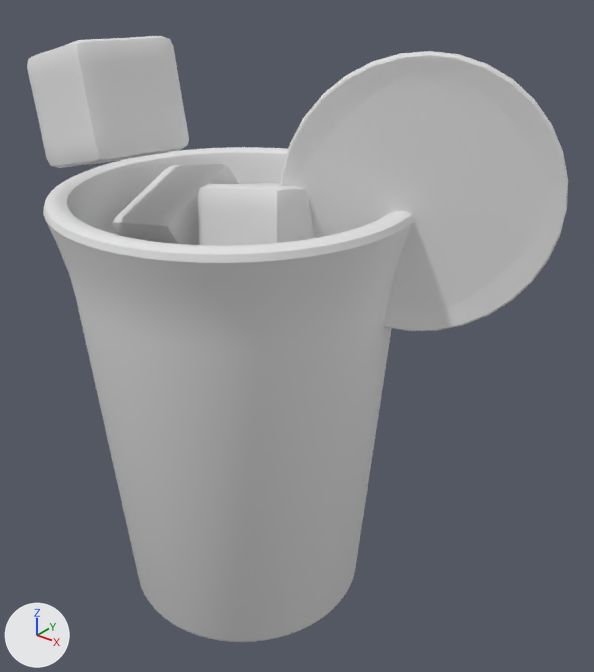
A saved change to the OBJ model public/assets/drink-baked/blog0054.obj.
The view is the same before and after, from a 50 mm lens placed at (4.28, -4.58, 5.46), pointed at (0.5, 0.13, 2.54). Lighting does not change. The marker at lower left points along +X, +Y and +Z. The first picture is the older version. Where no turn or scale is listed for an object, it has been applied to the vertices.
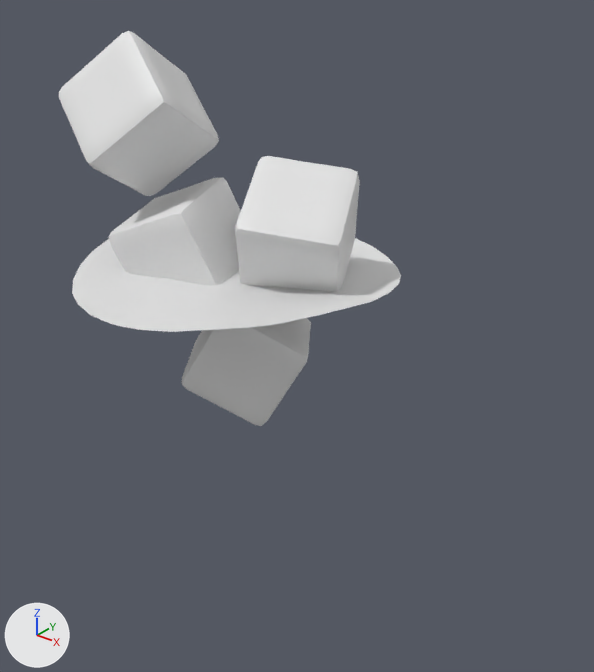
The change, as a diff of the scene's bpy script:
```diff
--- a/public/assets/drink-baked/blog0054.obj.py
+++ b/public/assets/drink-baked/blog0054.obj.py
@@ me_cube_001 @@
 # used by ob_cube_001; location = (0.0, 0.0, 0.0)
-me_cube_001.from_pydata(...)  # 386 vertices, 384 faces; spans x -0.942..-0.022, y -0.562..0.507, z 2.713..3.837
+me_cube_001.from_pydata(...)  # 386 vertices, 384 faces; spans x -1.019..0.108, y -0.644..0.409, z 2.626..3.693
+# me_cube_001 part 1: the whole mesh is multiplied about its middle by the matrix ((0.946, -0.204, -0.252), (0.269, 0.927, 0.261), (0.18, -0.315, 0.932)), then moved by (0.027, -0.089, -0.115)
@@ me_cube_002 @@
 # used by ob_cube_002; location = (0.0, 0.0, 0.0)
-me_cube_002.from_pydata(...)  # 386 vertices, 384 faces; spans x -0.048..0.843, y -0.526..0.403, z 2.905..3.904
+me_cube_002.from_pydata(...)  # 386 vertices, 384 faces; spans x -0.096..1.051, y -0.424..0.8, z 2.849..3.952
+# me_cube_002 part 2: the whole mesh is multiplied about its middle by the matrix ((0.253, -0.788, 0.561), (-0.28, -0.615, -0.737), (0.926, 0.029, -0.376)), then moved by (0.08, 0.249, -0.004)
@@ me_cube_003 @@
 # used by ob_cube_003; location = (0.0, 0.0, 0.0)
-me_cube_003.from_pydata(...)  # 386 vertices, 384 faces; spans x -1.132..-0.121, y -1.105..-0.187, z 3.898..4.848
+me_cube_003.from_pydata(...)  # 386 vertices, 384 faces; spans x -1.361..-0.231, y -0.806..0.371, z 3.547..4.829
+# me_cube_003 part 3: the whole mesh is multiplied about its middle by the matrix ((0.775, -0.223, -0.591), (0.501, 0.786, 0.361), (0.384, -0.576, 0.722)), then moved by (-0.17, 0.428, -0.185)
@@ me_plane @@
 # used by ob_plane; location = (0.0, 0.0, 0.0)
-me_plane.from_pydata(...)  # 252 vertices, 74 faces; spans x -1.31..1.31, y -1.3..1.3, z 3.0..3.15
+me_plane.from_pydata(...)  # 216 vertices, 159 faces; spans x -1.31..1.31, y -1.31..1.31, z 3.0..3.15
+# me_plane part 4: 10 vertices moved from x -1.21..1.21, y -1.28..1.28, z 3.05..3.13 to x -1.21..1.21, y -1.29..1.29, z 3.05..3.13; 190 vertices removed from x -1.31..1.31, y -1.3..1.3, z 3.0..3.15; 154 vertices added at x -1.29..1.29, y -1.31..1.31, z 3.0..3.15
@@ ob_circle_001 @@
-ob_circle_001 = bpy.data.objects.new('Circle.001', me_circle_001)
-ob_circle_001.location = (0.0, 0.0, 0.0)
@@ ob_cylinder @@
-ob_cylinder = bpy.data.objects.new('Cylinder', me_cylinder)
-ob_cylinder.location = (0.0, 0.0, 0.0)
```

What differs and where, as boxes (x1, y1, x2, y2) in the pictures (594 x 672 px; the box of a moved part takes in the faces that stretch with it):
'Cylinder', deleted: before (43, 147, 414, 642)
'Circle.001', deleted: before (281, 51, 568, 331)
'Cube.003', reshaped (25% taller): before (27, 36, 189, 168); after (59, 31, 219, 196)
'Cube.002', reshaped: before (198, 183, 315, 246); after (235, 156, 360, 291)
'Cube.001', reshaped: before (113, 164, 239, 245); after (109, 178, 241, 285)
part 4 of me_plane, moved or reshaped (not visible before): after (72, 238, 401, 332)
'Cube', unchanged, uncovered by the edit: after (181, 318, 311, 426)
